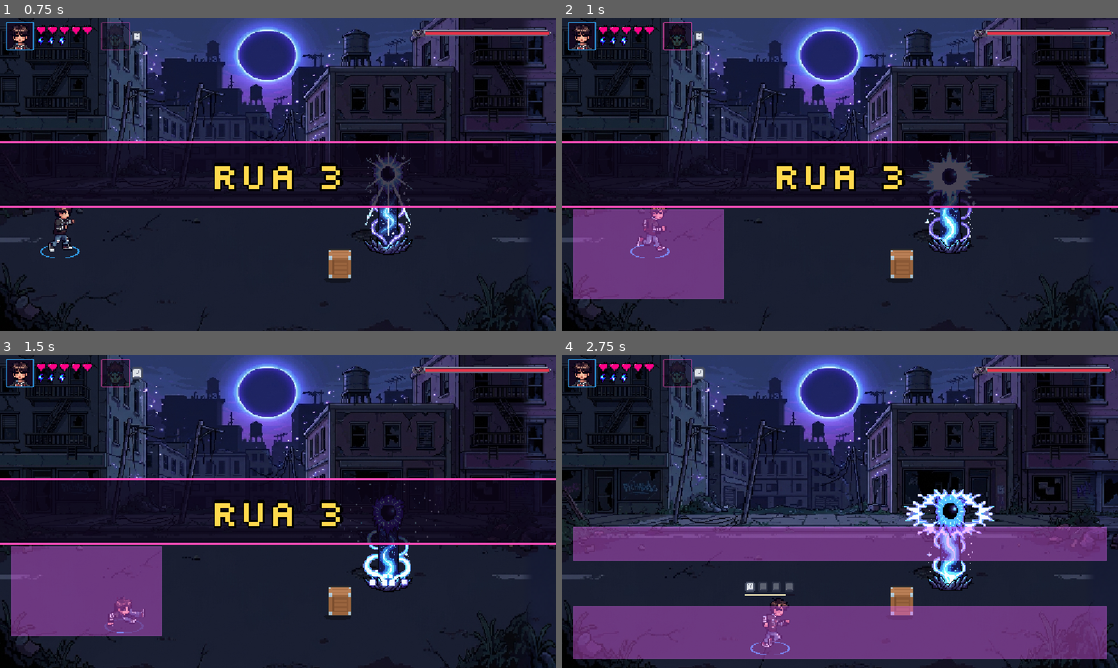
Above: before the commit, frames 1-4 (two rows, left to right).
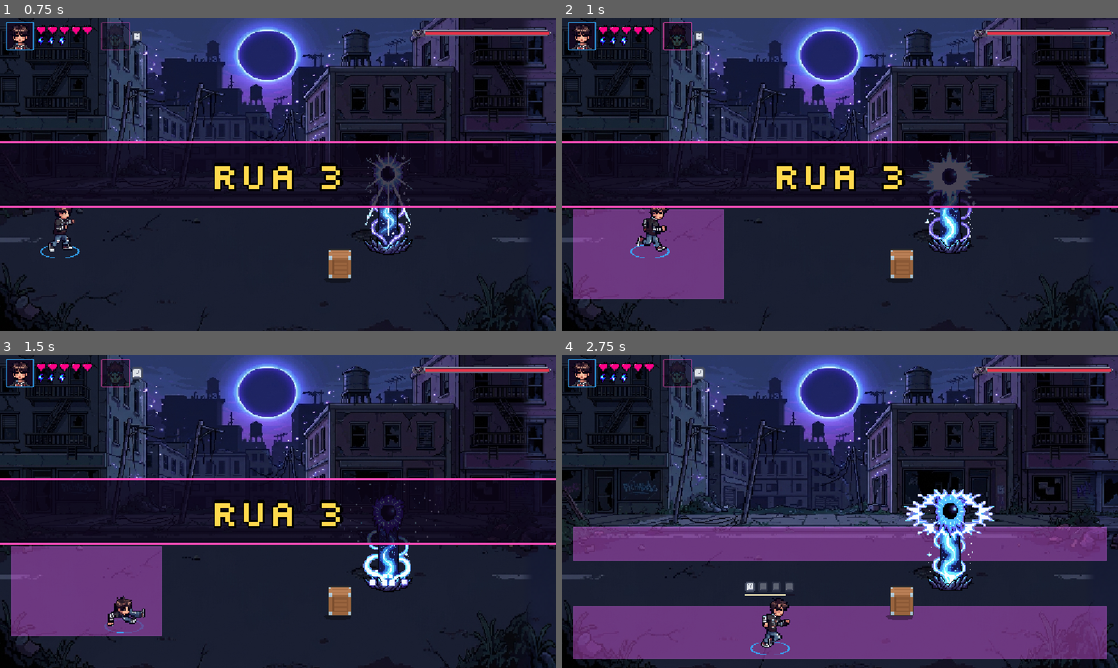
Above: after the commit, the same moments.

Repository: lucas-gif561/metalworld
Game: Godot game, scene res://fases/rua_3/rua_3.tscn
The game is run twice, just before and just after one commit, with the same random seed, the same clock (stepped at 60 frames per second) and the same inputs. This scene is started directly instead of the project's main scene. Sound files missing from this copy of the repository are replaced by a short silence.
Inputs (mouse positions are in pixels of both pictures, inside the frame that each line leads up to):
- Up to frame 1 (0.75 s): tap Enter (p1_entrar) at 0.5 s; move the mouse to (400, 158) at 0.52 s; hold D (mover_direita) from 0.53 s (still down); hold F (atacar) from 0.53 s (still down); click (400, 158) at 0.67 s
- Up to frame 2 (1 s): keep holding D (mover_direita); keep holding F (atacar)
- Up to frame 3 (1.5 s): move the mouse to (166, 527) at 1.27 s; release D (mover_direita) at 1.28 s; release F (atacar) at 1.28 s; hold S (mover_baixo) from 1.28 s (still down); tap G (dodge) at 1.35 s
- Up to frame 4 (2.75 s): move the mouse to (895, 442) at 2.02 s; release S (mover_baixo) at 2.03 s; hold D (mover_direita) from 2.03 s (still down); tap Y (interagir) at 2.1 s

Frame 1 is identical in both runs. In frame 2, 0.4% of the frame differs, in the area x 12-20%, y 61-77%; in frame 3, 0.3%; in frame 4, 1.3%, in the area x 33-76%, y 54-96%.

Commit message:
Rua 3: ataques de chão atrás dos jogadores e aviso no feixe que segue
- Feixes e círculos do Guardião com z_index -1: ficam atrás dos personagens
- O feixe que segue o jogador mostra um círculo que enche até o impacto e
  para de seguir 0,7 s antes de cair, dando tempo de sair ou esquivar

Co-Authored-By: Claude Opus 5.5 <noreply@anthropic.com>

Diff:
--- a/fases/rua_3/inimigos/desafio_luz/feixe_rua.gd
+++ b/fases/rua_3/inimigos/desafio_luz/feixe_rua.gd
@@ -1,12 +1,19 @@
 extends Panel
+## Ataque de chão dos pilares e do Guardião. Na cena fica com z_index -1: atrás
+## dos personagens e na frente do fundo da rua (também -1, mas antes na árvore).
 
 const MARGEM_ARENA := 18.0
-const TEMPO_ANTES_DO_IMPACTO := 0.2
 
 @export var tempo_aviso := 0.9
 @export var tempo_impacto := 0.2
 @export var brilho_impacto := Color.WHITE
 @export var dano := 1
+## Feixe que segue o jogador: para de seguir este tempo antes de cair, para dar
+## tempo de sair do círculo ou esquivar
+@export var tempo_travado := 0.7
+## Feixe que segue o jogador: círculo que enche do centro até a borda e chega
+## na borda no instante do impacto
+@export var cor_carga := Color(1, 1, 1, 0.8)
 
 var _tempo := 0.0
 var _atingiu := false
@@ -25,8 +32,10 @@
 
 func _physics_process(delta: float) -> void:
 	_tempo += delta
+	if _raio_seguimento > 0.0:
+		queue_redraw()
 	if is_instance_valid(_alvo_seguido):
-		if _tempo < tempo_aviso - TEMPO_ANTES_DO_IMPACTO:
+		if _tempo < tempo_aviso - tempo_travado:
 			global_position = _alvo_seguido.global_position - size * 0.5
 		else:
 			_alvo_seguido = null
@@ -42,6 +51,13 @@
 		queue_free()
 
 
+func _draw() -> void:
+	if _raio_seguimento <= 0.0 or _atingiu:
+		return
+	var carga := clampf(_tempo / tempo_aviso, 0.0, 1.0)
+	draw_circle(size * 0.5, _raio_seguimento * carga, cor_carga)
+
+
 func _dentro_da_area(area: Rect2, ponto: Vector2) -> bool:
 	if _raio_seguimento > 0.0:
 		return area.get_center().distance_squared_to(ponto) <= _raio_seguimento * _raio_seguimento
--- a/fases/rua_3/inimigos/desafio_luz/feixe_rua.tscn
+++ b/fases/rua_3/inimigos/desafio_luz/feixe_rua.tscn
@@ -12,8 +12,10 @@
 
 [node name="Feixe" type="Panel"]
 self_modulate = Color(0.93, 0.46, 1, 0.46)
-z_index = 1
+z_index = -1
 mouse_filter = 2
 theme_override_styles/panel = SubResource("StyleBoxFlat_feixe")
 script = ExtResource("1_feixe")
 brilho_impacto = Color(1.75, 1.35, 1.8, 1)
+tempo_travado = 0.7
+cor_carga = Color(1, 0.94, 1, 1)
--- a/fases/rua_3/inimigos/guardiao_cosmico/aviso_circular_guardiao.tscn
+++ b/fases/rua_3/inimigos/guardiao_cosmico/aviso_circular_guardiao.tscn
@@ -3,6 +3,7 @@
 [ext_resource type="PackedScene" uid="uid://ce5l8vsahldl3" path="res://bosses/base/circulo_no_chao.tscn" id="1_circulo"]
 
 [node name="AvisoCircularGuardiao" instance=ExtResource("1_circulo")]
+z_index = -1
 
 [node name="AnimatedSprite2D" parent="." index="1"]
 visible = false
